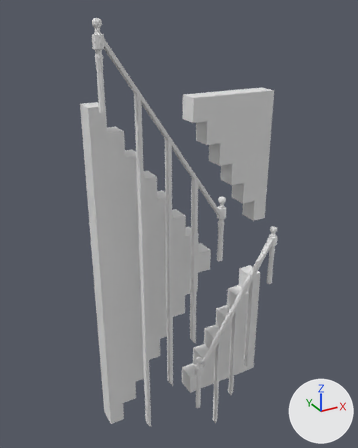
Before and after pictures for a commit that changed the Blender file Blender Assets/optimised/stairs_stage_base.blend.
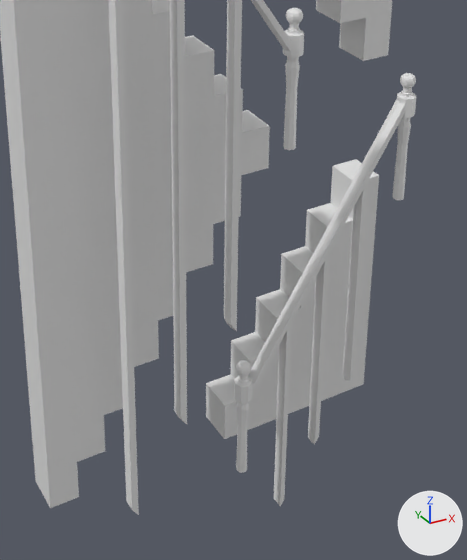
Old and new are each drawn whole from a 50 mm camera at (-3.61, -7.86, 6.68) aimed at (0.74, 0.06, 2.73) and again close up on the part from 25% to 84% of the width and 43% to 100% of the height. Lighting does not change. The marker at lower right points along +X, +Y and +Z.

In view in the first close-up: 'banister.001', 'banister2', 'stairs', 'stairs.001', 'stairs.002'.
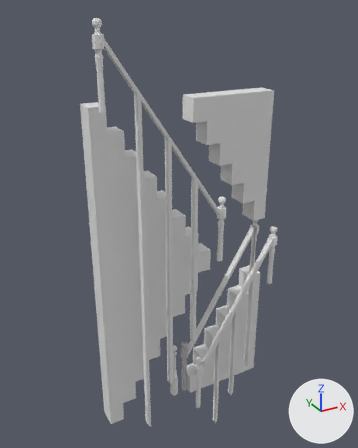
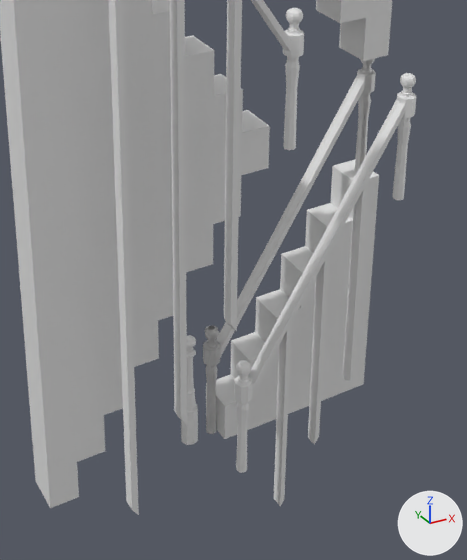
The newer file is also turned or shifted as a whole; pictures and numbers use the older file's frame.

Where the change shows, as pixel boxes [x1, y1, x2, y2] in the close-ups (467 x 560 px):
```json
{"object": "banister_backup2", "change": "shown", "after": [203, 58, 376, 434]}
{"object": "banister_variation", "change": "shown", "after": [181, 335, 198, 445]}
{"object": "backup_banister", "change": "shown", "after": [354, 59, 376, 172]}
{"object": "backup_banister2", "change": "shown", "after": [203, 346, 220, 366]}
```

The change, as JSON lines over the scene's bpy script:
```json
{"op": "remove", "block": "ob_backup_banister", "code": "ob_backup_banister.hide_set(True)"}
{"op": "remove", "block": "ob_backup_banister2", "code": "ob_backup_banister2.hide_set(True)"}
{"op": "remove", "block": "ob_banister_variation", "code": "ob_banister_variation.hide_set(True)"}
{"op": "remove", "block": "ob_banister_backup2", "code": "ob_banister_backup2.hide_set(True)"}
```
